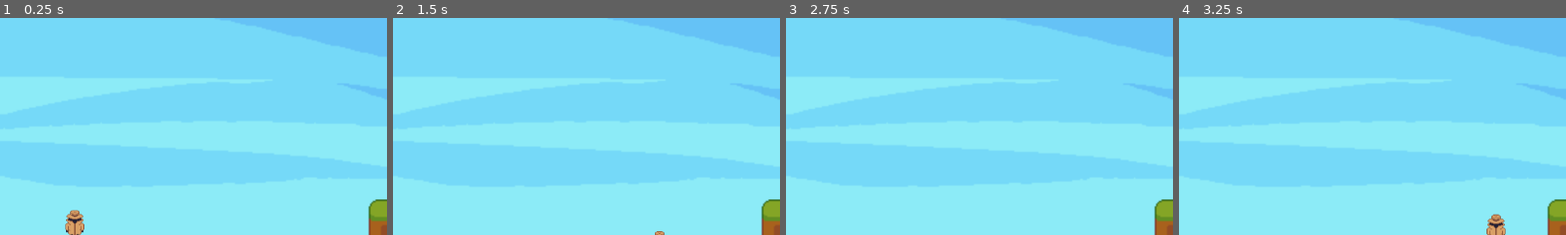
Above: before the commit, frames 1-4 (left to right).
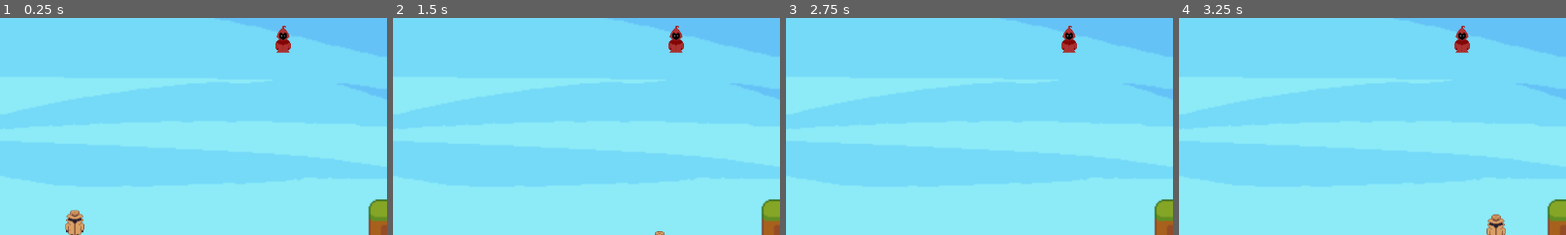
Above: after the commit, the same moments.

Repository: tjjoris/DEP_GoedWareJam
Game: Godot game, scene res://levels/level_luke.tscn
Same seed, same stepped clock (60 frames per second), same inputs: the game is played once before the commit and once after it. This scene is started directly instead of the project's main scene.
Inputs:
- Up to frame 1 (0.25 s): no input
- Up to frame 2 (1.5 s): hold D (right) from 0.53 s (still down); tap Space (jump) at 0.77 s
- Up to frame 3 (2.75 s): tap Space (jump) at 1.52 s; release D (right) at 2.03 s; hold A (left) from 2.03 s (still down)
- Up to frame 4 (3.25 s): release A (left) at 2.78 s; hold D (right) from 2.78 s (still down); tap Space (jump) at 3.02 s
The pictures show only the part of the screen within x 3-53%, y 27-77%; the shares and areas given below are measured in that part.

The runs differ from the first frame. In frame 1, 0.4% of the frame differs, in the area x 71-76%, y 3-17%; in frame 2, 0.4%; in frame 3, 0.4%; in frame 4, 0.4%.

Commit message:
created test cultist

Diff:
--- a/levels/level_luke.tscn
+++ b/levels/level_luke.tscn
@@ -1,5 +1,10 @@
-[gd_scene load_steps=2 format=3 uid="uid://b67hqk54qexay"]
+[gd_scene load_steps=3 format=3 uid="uid://b67hqk54qexay"]
 
 [ext_resource type="PackedScene" uid="uid://b4o3d6g8vi3xw" path="res://levels/_level_blueprint.tscn" id="1_aire8"]
+[ext_resource type="Texture2D" uid="uid://35ftoqa1fkpq" path="res://entity/enemy/cultist_draft_1.2.png" id="2_f66il"]
 
 [node name="Level_Luke" instance=ExtResource("1_aire8")]
+
+[node name="Sprite2D" type="Sprite2D" parent="." index="3"]
+position = Vector2(452, 209)
+texture = ExtResource("2_f66il")
